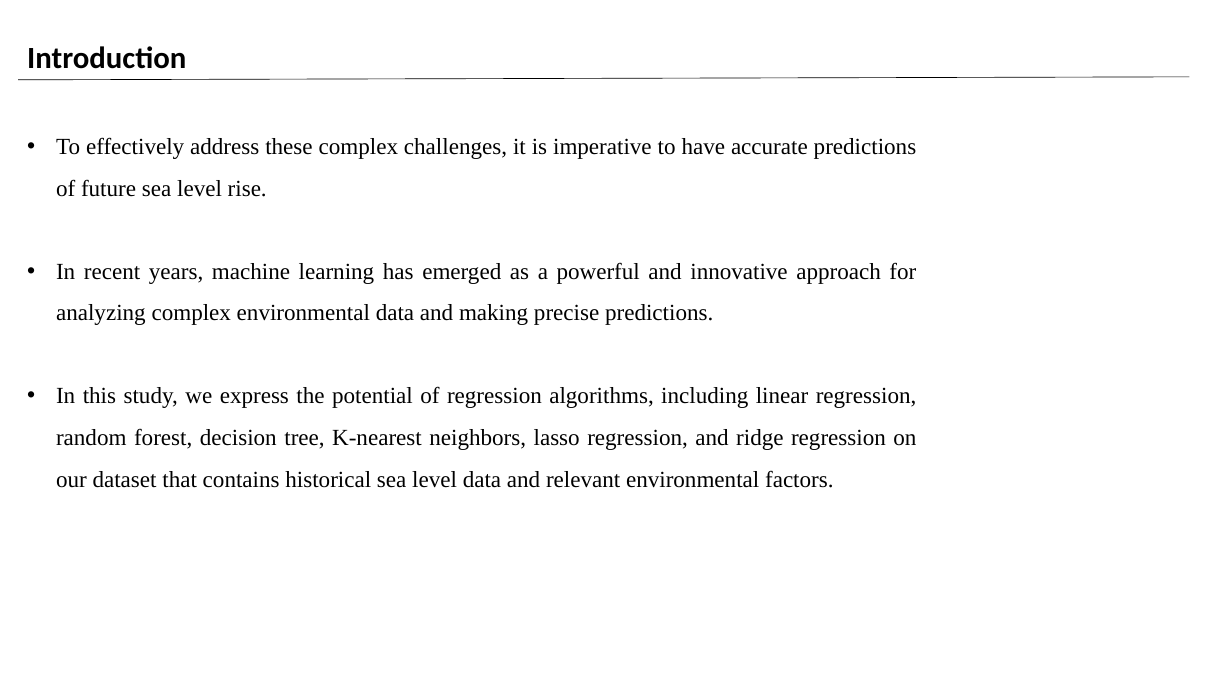
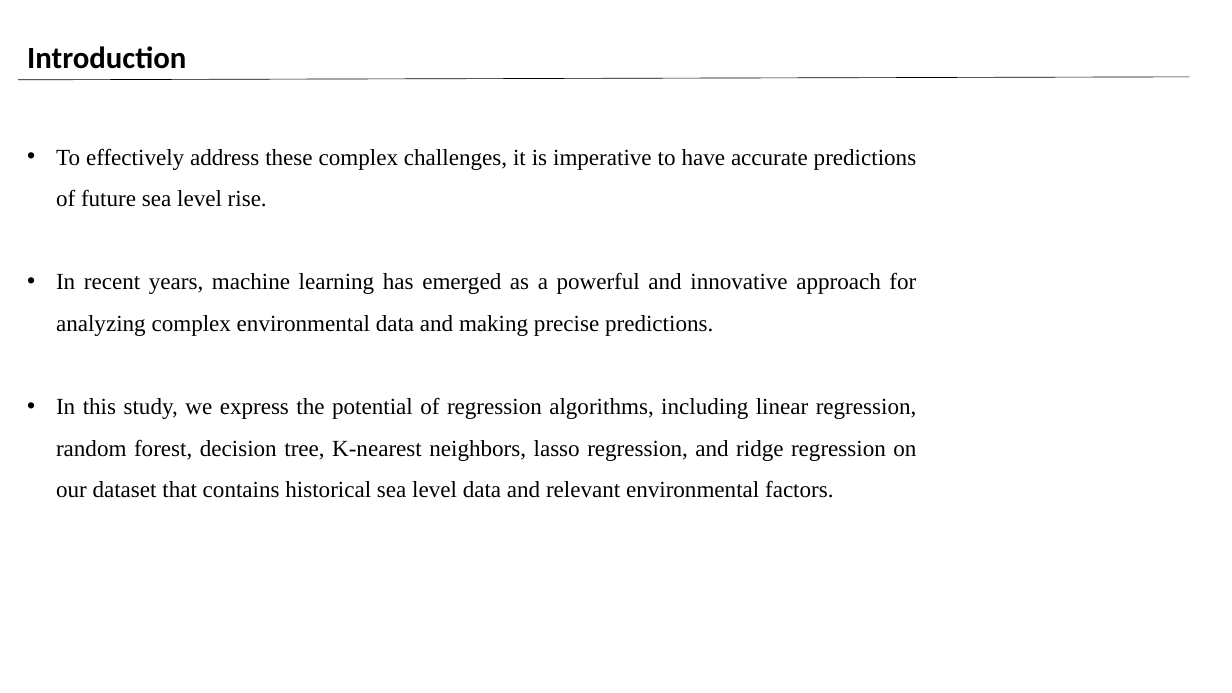
Before and after one commit to Omar0Khaled152001/Sea-Level-Prediction-Sytstem, a slide deck: slide 6 of Sea Level Rise PP.pptx. Drawn at 1232x693 pixels with LibreOffice and Linux fonts; fonts in the diff are those of the drawing; background and template pictures are left out. Boxes give left, top, right and bottom in pixels: in the first picture for what was removed or moved away, otherwise in the second. Text is boxed around its words. In the diff, an @@ line names an element or a change of style, - is before the commit and + after.

```diff
--- a/Sea Level Rise PP.pptx
+++ b/Sea Level Rise PP.pptx
@@ text "To effectively address these complex ..." moved from (x1=56, y1=137, x2=917, y2=488) to (x1=56, y1=148, x2=917, y2=498) @@
```
Also in this commit, not shown: 11 other slides changed, 3 slides added, 1 slide removed, 1 other file.
